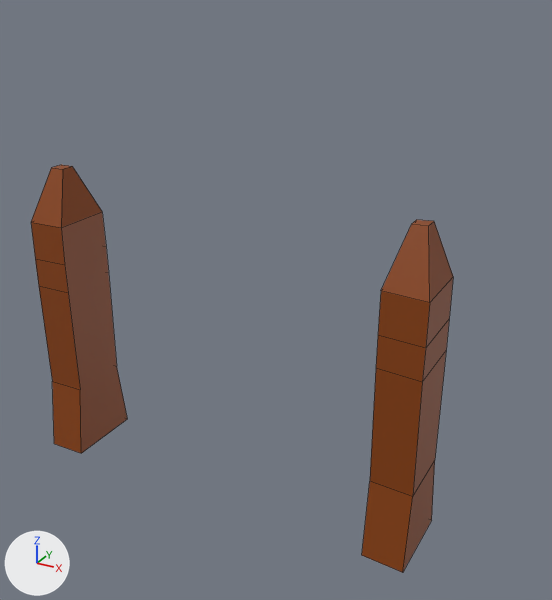
An edit to the OBJ model scenes/buildings/gate/gate.obj, drawn before and after from the same camera.
Rendered twice from a 50 mm camera at (0.949, -1.469, 0.9) aimed at (0.114, 0.05, 0.141). The axes (+X, +Y, +Z) are drawn at lower left. The lights are the same throughout. The older version comes first. Mesh edges are drawn as thin lines. Where no turn or scale is listed for an object, it has been applied to the vertices. Vertices at exactly the same position are counted once.

Script lines for the objects in view, before the commit:
```python
me_gate = bpy.data.meshes.new('gate')
me_gate.from_pydata(...)  # 48 vertices, 35 faces; spans x -0.556..0.539, y -0.105..0.107, z -0.41..0.413
# faces by material slot: [31, 4]
me_gate.materials.append(mat_material_046)  # brown #8b4100
me_gate.materials.append(mat_material_047)  # white #e7e7e7
ob_gate = bpy.data.objects.new('gate', me_gate)
ob_gate.location = (0.0, 0.0, 0.0)
```
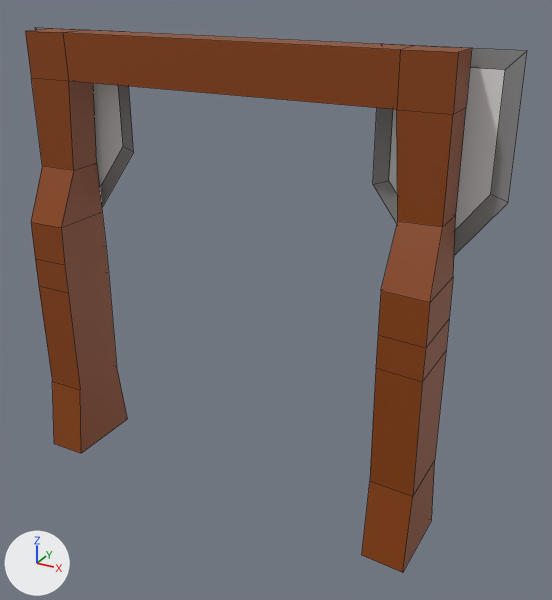
Where the change shows, as pixel boxes (x1, y1, x2, y2) in the pictures (552 x 600 px):
'gate', reshaped (19% wider, 34% taller)
    before: (31, 165, 453, 572)
    after: (25, 27, 527, 572)
part 1 of me_gate, built on
    before: (31, 165, 453, 303)
    after: (25, 27, 527, 303)

Patch to the scene script:
```diff
--- a/scenes/buildings/gate/gate.obj.py
+++ b/scenes/buildings/gate/gate.obj.py
@@ mat_material_053 @@
+mat_material_053 = principled_material('Material.053')
+mat_material_053.base_color = (0.271, 0.271, 0.271)  # grey #8e8e8e
@@ me_gate @@
 # used by ob_gate; location = (0.0, 0.0, 0.0)
-me_gate.from_pydata(...)  # 48 vertices, 35 faces; spans x -0.556..0.539, y -0.105..0.107, z -0.41..0.413
+me_gate.from_pydata(...)  # 88 vertices, 67 faces; spans x -0.637..0.633, y -0.105..0.107, z -0.41..0.752
+# me_gate part 1
+# 2 faces are deleted
+# 8 vertices move from x -0.522..0.504, y -0.016..0.02, z 0.411..0.413 to x -0.56..0.532, y -0.011..0.078, z 0.411..0.414
+# 40 vertices are added at x -0.637..0.633, y -0.011..0.1, z 0.25..0.752
+# 20 new faces join them, mat_material_046 (brown #8b4100)
+# 2 new faces join them, mat_material_047 (white #e7e7e7)
+# 12 new faces join them, mat_material_053 (grey #8e8e8e)
 me_gate.materials.append(mat_material_046)
 me_gate.materials.append(mat_material_047)
+me_gate.materials.append(mat_material_053)  # grey #8e8e8e
```
